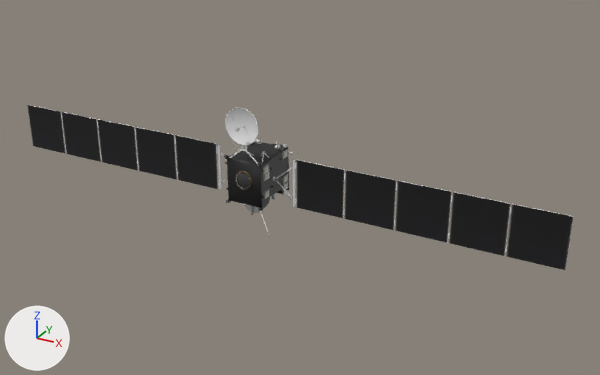
An edit to the glTF model museum/models/lod/archive/space-rosetta.glb, drawn before and after from the same camera.
Before and after are seen from a 50 mm camera at (21.2, -34.1, 16.7) aimed at (2.0, 0.8, -0.8). The lights are fixed; the arrows at lower left show +X, +Y and +Z. The first picture is the older version. Where no turn or scale is listed for an object, it has been applied to the vertices. Vertices at exactly the same position are counted once.

Before the edit, the objects in view are built like this:
```python
me_rosetta_001 = bpy.data.meshes.new('Rosetta.001')
me_rosetta_001.from_pydata(...)  # 2916 vertices, 4353 faces; spans x -16.0..16.0, y -2.3..2.1, z -3.4..3.4
# faces by material slot: [2884, 983, 486]
me_rosetta_001.materials.append(mat_parts3_ao)  # picture img_parts3_ao
me_rosetta_001.materials.append(mat_dish_ao)  # white #e7e7e7
me_rosetta_001.materials.append(mat_parts2_ao)  # picture img_parts2_ao
me_rosetta_003 = bpy.data.meshes.new('Rosetta.003')
me_rosetta_003.from_pydata(...)  # 226 vertices, 333 faces; spans x -1.08..1.09, y -1.67..1.67, z -2.56..2.56
me_rosetta_003.materials.append(mat_black_krinkle)  # black #0f0f0f
me_rosetta_008 = bpy.data.meshes.new('Rosetta.008')
me_rosetta_008.from_pydata(...)  # 176 vertices, 190 faces; spans x -16.0..16.0, y -1.3..1.3, z -1.7..1.7
me_rosetta_008.materials.append(mat_shiny_panel)  # picture img_tex_01
ob_black_krinkle = bpy.data.objects.new('black_krinkle', me_rosetta_003)
ob_black_krinkle.location = (-0.01, 0.2, 1.1)
ob_dish = bpy.data.objects.new('dish', me_rosetta_001)
ob_dish.location = (0.0, 0.39, 0.46)
ob_panels_01 = bpy.data.objects.new('panels_01', me_rosetta_008)
ob_panels_01.location = (0.0, 0.0, -0.45)
```
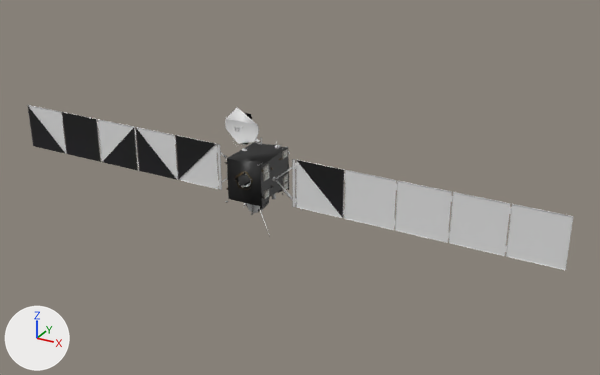
Changed parts and their boxes [x1, y1, x2, y2] in the pictures (600 x 375 px):
```json
{"object": "dish", "change": "reshaped", "before": [30, 105, 573, 264], "after": [28, 105, 573, 270]}
{"part": 1, "of": "me_rosetta_001", "change": "deleted", "before": [65, 144, 507, 249]}
{"part": 2, "of": "me_rosetta_001", "change": "built on", "before": [61, 107, 511, 234], "after": [175, 126, 345, 180]}
{"part": 3, "of": "me_rosetta_008", "change": "deleted", "before": [449, 192, 510, 256]}
{"part": 4, "of": "me_rosetta_008", "change": "deleted", "before": [395, 181, 451, 243]}
{"part": 5, "of": "me_rosetta_008", "change": "deleted", "before": [506, 204, 573, 270]}
{"part": 6, "of": "me_rosetta_008", "change": "cut back", "before": [136, 127, 396, 230], "after": [175, 135, 344, 218]}
{"part": 7, "of": "me_rosetta_008", "change": "deleted", "before": [28, 105, 138, 171]}
```

Edits to the scene script, one JSON object a line:
```json
{"block": "me_rosetta_001", "where": "# used by ob_dish; location = (0.0, 0.39, 0.46)"}
{"op": "remove", "block": "me_rosetta_001", "code": "me_rosetta_001.from_pydata(...)  # 2916 vertices, 4353 faces; spans x -16.0..16.0, y -2.3..2.1, z -3.4..3.4"}
{"op": "add", "block": "me_rosetta_001", "code": "me_rosetta_001.from_pydata(...)  # 2461 vertices, 3711 faces; spans x -16.0..16.0, y -2.3..2.1, z -3.4..3.4"}
{"block": "me_rosetta_001", "change": "me_rosetta_001 part 1: 26 loose pieces with 171 vertices, spanning x -13.3..13.3, y -1.7..1.5, z -1.7..1.2, are deleted"}
{"block": "me_rosetta_001", "change": "me_rosetta_001 part 2: 32 vertices moved within x -13.3..13.3, y -2.2..1.4, z -1.4..2.5; 286 vertices removed from x -13.3..13.3, y -2.3..1.7, z -2.9..3.4; 2 vertices added at x -0.9..1.0, y -1.9..0.6, z 0.7"}
{"block": "me_rosetta_008", "where": "# used by ob_panels_01; location = (0.0, 0.0, -0.45)"}
{"op": "remove", "block": "me_rosetta_008", "code": "me_rosetta_008.from_pydata(...)  # 176 vertices, 190 faces; spans x -16.0..16.0, y -1.3..1.3, z -1.7..1.7"}
{"op": "add", "block": "me_rosetta_008", "code": "me_rosetta_008.from_pydata(...)  # 155 vertices, 177 faces; spans x -16.0..5.1, y -1.3..1.3, z -1.7..1.7"}
{"block": "me_rosetta_008", "change": "me_rosetta_008 part 3: the loose piece of 4 vertices spanning x 10.6..13.3, y -0.2, z -1.0..1.7 is deleted"}
{"block": "me_rosetta_008", "change": "me_rosetta_008 part 4: the loose piece of 4 vertices spanning x 7.9..10.5, y -0.2, z -1.0..1.7 is deleted"}
{"block": "me_rosetta_008", "change": "me_rosetta_008 part 5: the loose piece of 4 vertices spanning x 13.3..16.0, y -0.2, z -1.0..1.7 is deleted"}
{"block": "me_rosetta_008", "change": "me_rosetta_008 part 6: 3 vertices moved within x -5.1..5.1, y -0.2, z -1.0..1.7; 7 vertices removed from x -5.1..7.8, y -0.2, z -1.0..1.7"}
{"block": "me_rosetta_008", "change": "me_rosetta_008 part 7: 2 vertices removed from x -13.3..-10.5, y -0.2, z 1.7"}
```
